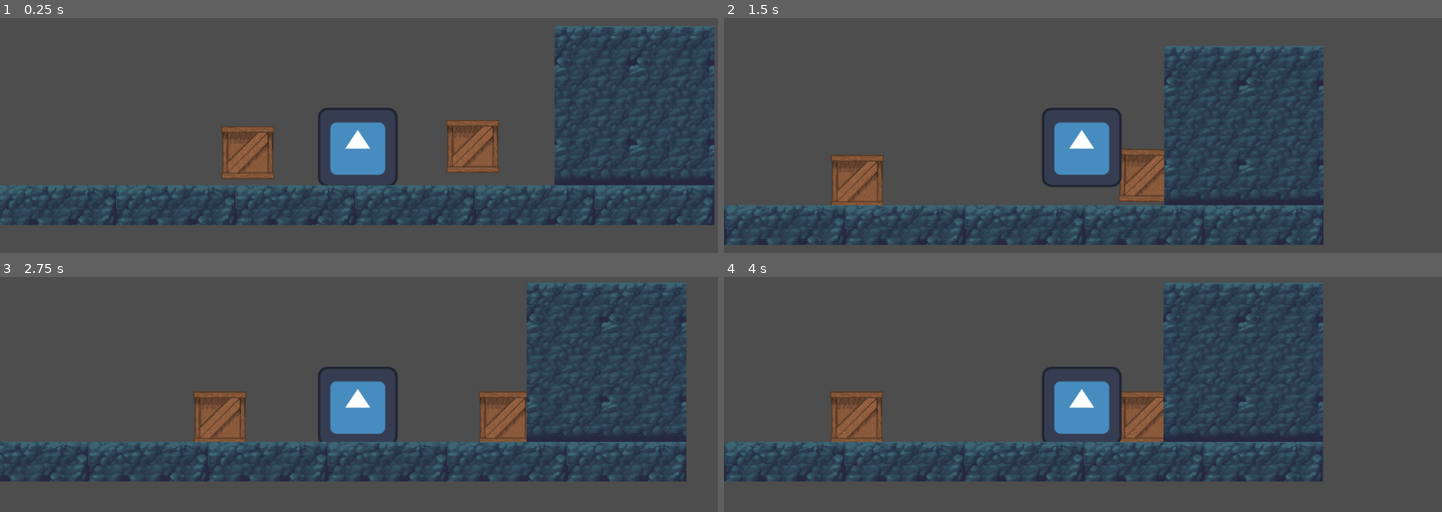
Above: before the commit, frames 1-4 (two rows, left to right).
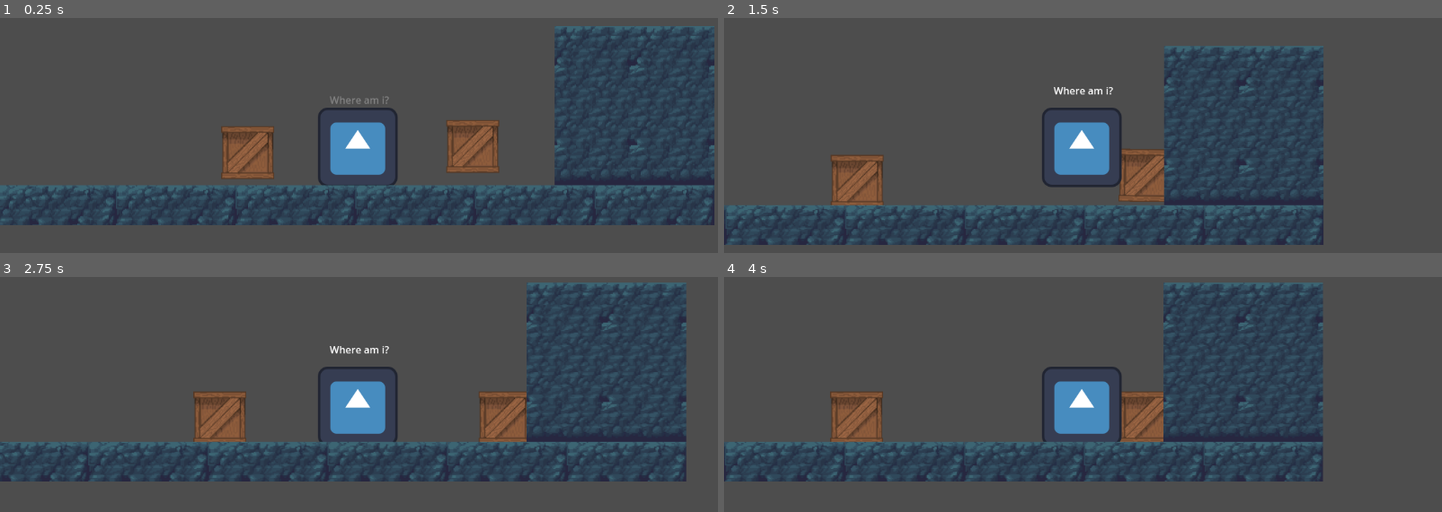
Above: after the commit, the same moments.

Repository: maxiking445/BJS-2025
Game: Godot game, scene res://World.tscn
The game is run twice, just before and just after one commit, with the same random seed, the same clock (stepped at 60 frames per second) and the same inputs. The engine's default icon, where the game draws it, is replaced by a stand-in: a white triangle on a blue panel in a dark square.
Inputs:
- Up to frame 1 (0.25 s): no input
- Up to frame 2 (1.5 s): hold D (RIGHT) from 0.53 s (still down); tap Ctrl (PULL) at 0.6, 1.35 s; tap Space (JUMP) at 0.77 s
- Up to frame 3 (2.75 s): tap Space (JUMP) at 1.52 s; tap Enter at 2 s; release D (RIGHT) at 2.03 s; hold A (LEFT) from 2.03 s (still down); tap Ctrl (PULL) at 2.1 s
- Up to frame 4 (4 s): release A (LEFT) at 2.78 s; hold D (RIGHT) from 2.78 s (still down); tap Ctrl (PULL) at 2.85, 3.6 s; tap Space (JUMP) at 3.02, 3.77 s

The runs differ from the first frame. In frame 1, less than 0.1% of the frame differs, in the area x 45-55%, y 33-37%; in frame 2, 0.1%, in the area x 45-55%, y 29-33%; in frame 3, 0.1%; in frame 4, nothing differs.

Commit message:
add textmanagers and Texttriggers

Diff:
--- /dev/null
+++ b/bjs-2025/TextManager.gd
@@ -0,0 +1,25 @@
+extends Node
+
+@onready var text_scene = preload("res://UI/shaky_text.tscn")
+var lastTextCreated: Node = null
+
+func createThought(parent: Node2D, text: String, showOnlyOneText: bool = true):
+	if checkIfATextIsAlreadyDisplayed() && showOnlyOneText:
+		print("TEXT EXISTS: ", lastTextCreated)
+		return
+	var instance: ShakyText = text_scene.instantiate()
+	instance.FlyTextIn = true
+	instance.lifeTime = 3
+	instance.text = text
+	instance.text_display = Enums.TEXT_DISPLAY.NORMAL
+	instance.shake_intensity = 0
+	parent.add_child(instance)
+	lastTextCreated = instance
+
+
+
+func checkIfATextIsAlreadyDisplayed()-> bool:
+	if is_instance_valid(lastTextCreated):
+		return true
+	else:
+		return false
--- a/bjs-2025/UI/shaky_text.gd
+++ b/bjs-2025/UI/shaky_text.gd
@@ -1,12 +1,21 @@
 extends Control
+class_name ShakyText
 
 @export var shake_intensity: int = 2
 @export var text: String = "UNDEFINED"
 @export var lifeTime: float = 2
 @export var text_display: Enums.TEXT_DISPLAY = Enums.TEXT_DISPLAY.NORMAL
+@export var FlyTextIn : bool = false
 var original_position = Vector2.ZERO
 
 func _ready() -> void:
+	if FlyTextIn:
+		setupFlyTextIn()
+	modulate.a = 0
+	var tween = create_tween()
+	tween.tween_property(self, "modulate:a", 1.0, 0.5) \
+		.set_trans(Tween.TRANS_SINE) \
+		.set_ease(Tween.EASE_IN)
 	$LifeTimer.wait_time = lifeTime
 	$LifeTimer.start()
 
@@ -17,6 +26,14 @@
 		$Label.text = shuffle_string(text)
 	else:
 		$Label.text = text
+
+func setupFlyTextIn():
+	var start_pos = position
+	position.y += 50
+	var tween = create_tween()
+	tween.tween_property(self, "position:y", start_pos.y, 0.5) \
+		.set_trans(Tween.TRANS_SINE) \
+		.set_ease(Tween.EASE_OUT)
 
 
 func _process(delta: float) -> void:
--- a/bjs-2025/UI/shaky_text.tscn
+++ b/bjs-2025/UI/shaky_text.tscn
@@ -11,11 +11,14 @@
 grow_vertical = 2
 script = ExtResource("1_a7muy")
 text_display = 2
+FlyTextIn = true
 
 [node name="Label" type="Label" parent="."]
 layout_mode = 0
-offset_right = 40.0
-offset_bottom = 23.0
+offset_left = -47.0
+offset_top = -11.0
+offset_right = 45.0
+offset_bottom = 12.0
 text = "UNDEFINED"
 
 [node name="LifeTimer" type="Timer" parent="."]
--- /dev/null
+++ b/bjs-2025/Util.gd
@@ -0,0 +1,3 @@
+extends Node
+
+var currentPlayer: Character = null
--- a/bjs-2025/character/character.gd
+++ b/bjs-2025/character/character.gd
@@ -1,4 +1,5 @@
 extends CharacterBody2D
+class_name Character
 
 enum FACE {RIGHT, LEFT}
 
@@ -14,6 +15,9 @@
 var pullArea: Area2D = null
 var pullpoint: Marker2D = null
 var currentFace: FACE = FACE.RIGHT
+
+func _ready() -> void:
+	TextManager.createThought($TextPosition, "Where am i?")
 
 func _physics_process(delta):
 	var x_direction := 0
@@ -82,3 +86,6 @@
 
 func isAreaCollidingWithCrate(area: Area2D) -> bool:
 	return area.has_overlapping_bodies()
+
+func getTextPosition()-> Marker2D:
+	return $TextPosition
--- a/bjs-2025/character/character.tscn
+++ b/bjs-2025/character/character.tscn
@@ -46,3 +46,6 @@
 
 [node name="LeftPullPoint" type="Marker2D" parent="."]
 position = Vector2(-92, -5)
+
+[node name="TextPosition" type="Marker2D" parent="."]
+position = Vector2(0, -88)
--- /dev/null
+++ b/bjs-2025/objects/TextTriggerArea.tscn
@@ -0,0 +1,15 @@
+[gd_scene load_steps=3 format=3 uid="uid://bgelv038mujki"]
+
+[ext_resource type="Script" uid="uid://bal2cjr3jmvnv" path="res://objects/text_trigger_area.gd" id="1_hpx2w"]
+
+[sub_resource type="RectangleShape2D" id="RectangleShape2D_grl44"]
+size = Vector2(77, 129)
+
+[node name="TextTriggerArea" type="Area2D"]
+script = ExtResource("1_hpx2w")
+
+[node name="CollisionShape2D" type="CollisionShape2D" parent="."]
+position = Vector2(38, 65)
+shape = SubResource("RectangleShape2D_grl44")
+
+[connection signal="body_entered" from="." to="." method="_on_body_entered"]
--- /dev/null
+++ b/bjs-2025/objects/text_trigger_area.gd
@@ -0,0 +1,6 @@
+extends Area2D
+
+@export var text = "UNDEFINED"
+
+func _on_body_entered(body: Node2D) -> void:
+	TextManager.createThought(Util.currentPlayer.getTextPosition(),text, false)
--- a/bjs-2025/project.godot
+++ b/bjs-2025/project.godot
@@ -18,6 +18,8 @@
 [autoload]
 
 Enums="*res://Enums.gd"
+TextManager="*res://TextManager.gd"
+Util="*res://Util.gd"
 
 [input]
 
Not shown, added: bjs-2025/TextManager.gd.uid
Not shown, added: bjs-2025/Util.gd.uid
Not shown, added: bjs-2025/objects/text_trigger_area.gd.uid
